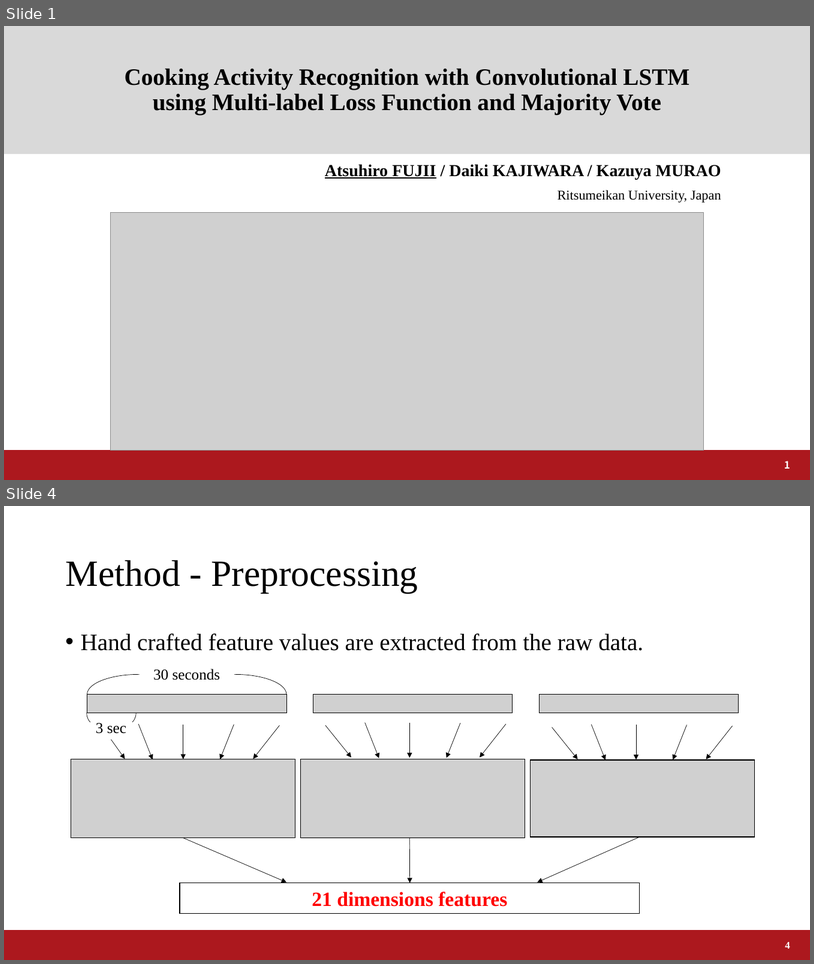
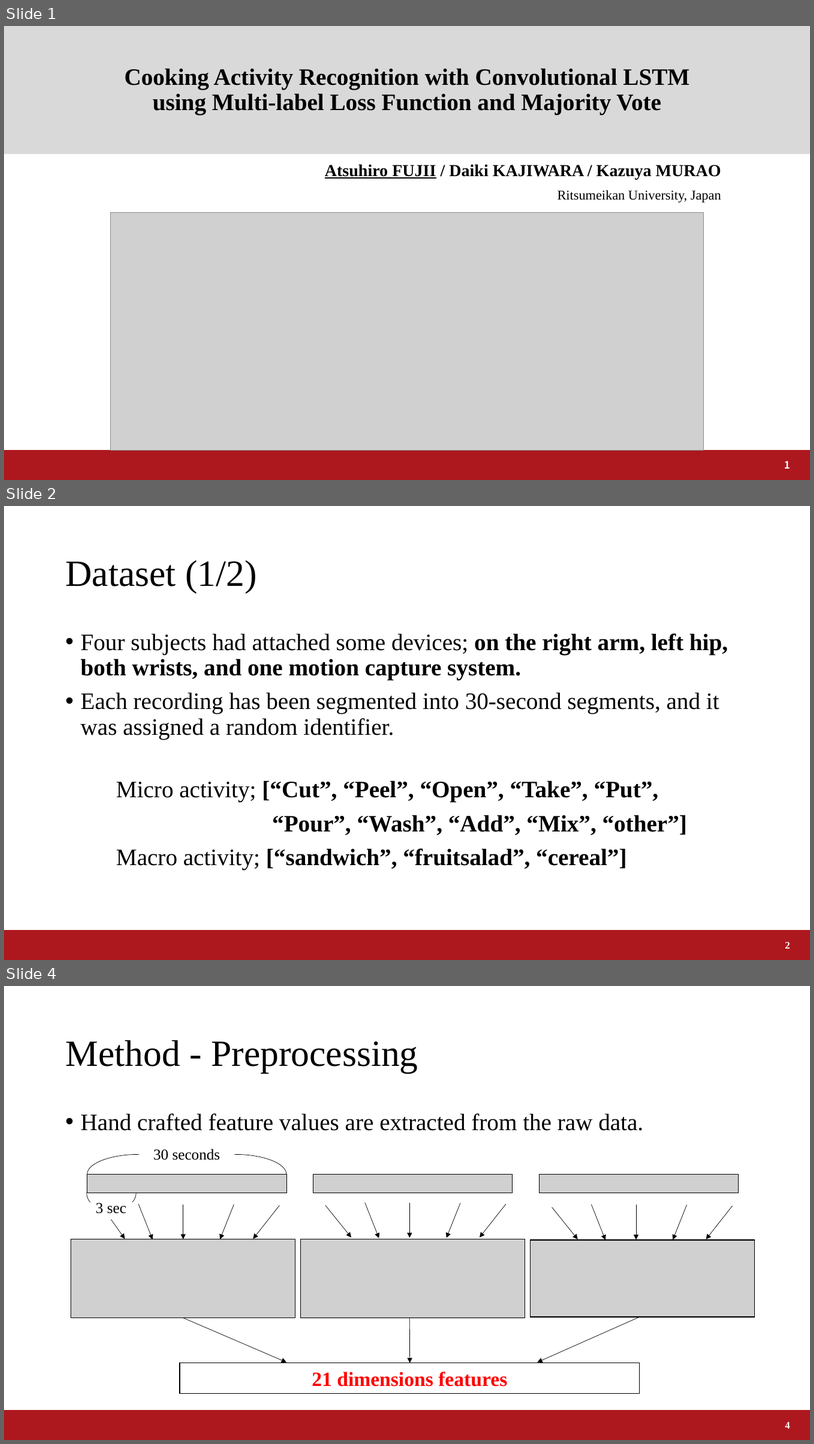
Before and after one commit to a2h1r0/lab, a slide deck: paper/ABC2020CookingChallenge/ABC2020_Fujii.pptx. Shown one above the other, each under a label of ours: slides 1 and 4 before the commit, slides 1, 2 and 4 after it; the slides between them are not shown. The pictures are 814x964 and 814x1444 pixels, drawn with LibreOffice and Linux fonts; fonts in the diff are those of the drawing; grey boxes stand for pictures; background and template pictures are left out. Boxes give left, top, right and bottom in pixels: in the first picture for what was removed or moved away, otherwise in the second. Text is boxed around its words. In the diff, an @@ line names an element or a change of style, - is before the commit and + after.

```diff
--- a/paper/ABC2020CookingChallenge/ABC2020_Fujii.pptx
+++ b/paper/ABC2020CookingChallenge/ABC2020_Fujii.pptx
@@ slide 2 added at [4,506,810,960], background #FFFFFF; not listed: 1 template element that a slide beside it also shows @@
@@ title added at [65,560,257,592], 44 pt, text #000000 @@
+Dataset (1/2)
@@ text added at [81,633,728,739], 28 pt, text #000000 @@
+• Four subjects had attached some devices; on the right arm, left hip, both wrists, and one motion capture system.
+• Each recording has been segmented into 30-second segments, and it was assigned a random identifier.
@@ text added at [116,780,687,870], 28 pt, text #000000, bold @@
+Micro activity; [“Cut”, “Peel”, “Open”, “Take”, “Put”,
+“Pour”, “Wash”, “Add”, “Mix”, “other”]
+Macro activity; [“sandwich”, “fruitsalad”, “cereal”]
@@ page number added at [785,942,790,948], 12 pt, text #FFFFFF, bold @@
+2
```
Also in this commit, not shown: 3 slides changed, 1 other slide added, 1 slide removed, 1 other file.
